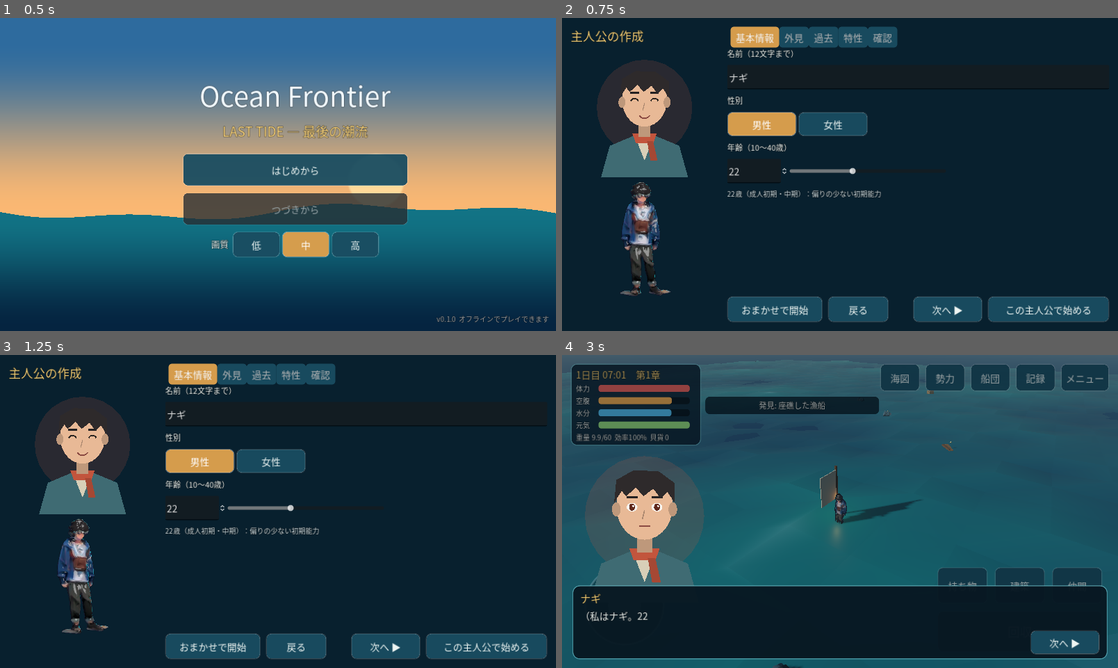
Above: before the commit, frames 1-4 (two rows, left to right).
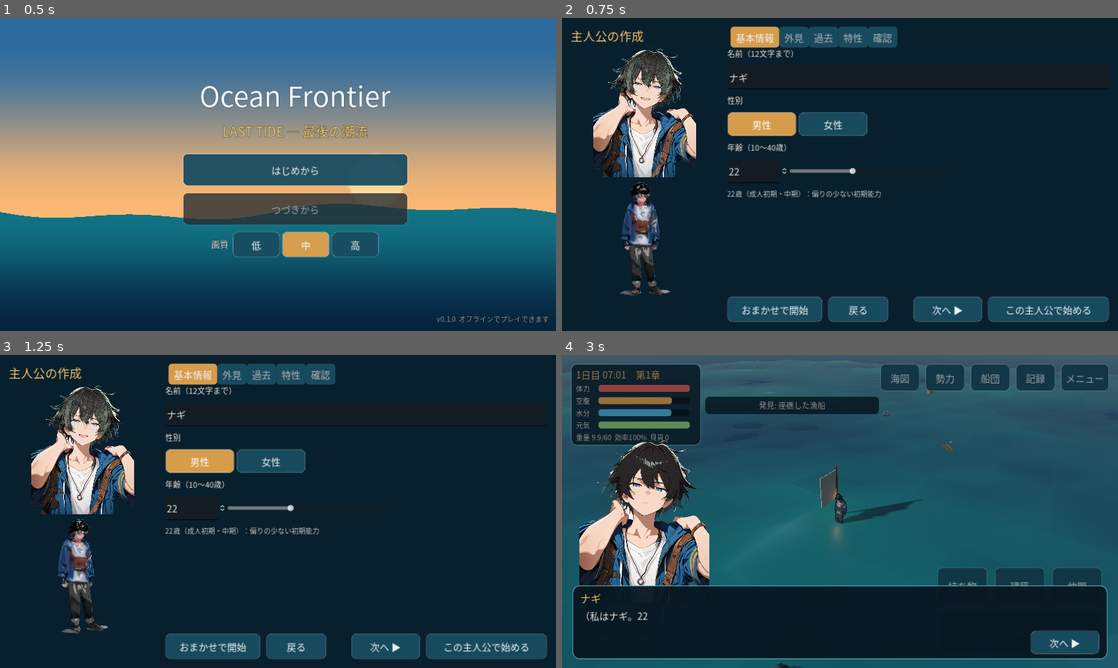
Above: after the commit, the same moments.

Repository: hiirocreate/Ocean-Frontier
Game: Godot game, scene res://scenes/main/main_menu.tscn
The game is run twice, just before and just after one commit, with the same random seed, the same clock (stepped at 60 frames per second) and the same inputs.
Inputs (mouse positions are in pixels of both pictures, inside the frame that each line leads up to):
- Up to frame 1 (0.5 s): no input
- Up to frame 2 (0.75 s): click "はじめから" at 0.5 s
- Up to frame 3 (1.25 s): no input
- Up to frame 4 (3 s): click "おまかせで開始" at 1.25 s; drag from (840, 511) to (895, 442) at 2.02 s; click "持ち物" at 2.75 s

Frame 1 is identical in both runs. In frame 2, 5.7% of the frame differs, in the area x 5-25%, y 9-88%; in frame 3, 5.6%; in frame 4, 8.2%, in the area x 3-50%, y 26-74%.

Commit message:
Integrate generated anime portraits (57) and rigged 3D models (13)
- Portraits: Animagine XL 4.0 (local CPU), face-only img2img expressions, rembg cutout, WebP
- Models: TripoSR + Blender auto-rig (idle/walk/work/rest), toon shading in game
- Protagonist hair/skin recolor in sRGB (2D) and head-region aware (3D); fixed double texture multiply
- test_character_art: coverage of all characters/expressions/models and fallbacks
- Docs: decisions D-049..D-052, asset status/licenses, art guide, tasks

Co-Authored-By: Claude Opus 5.5 <noreply@anthropic.com>
Claude-Session: https://claude.ai/code/session_014hXxcffBFXxDZQBfPqynM9

Diff:
--- a/assets/shaders/portrait_recolor.gdshader
+++ b/assets/shaders/portrait_recolor.gdshader
@@ -3,6 +3,6 @@
 #include "res://assets/shaders/recolor.gdshaderinc"
 
 void fragment() {
-	vec4 t = texture(TEXTURE, UV);
-	COLOR = vec4(recolor(t.rgb), t.a) * COLOR;
+	// COLOR には既にテクスチャの色が入っている（二重に掛けないこと）
+	COLOR = vec4(recolor(COLOR.rgb, false), COLOR.a);
 }
--- a/assets/shaders/toon_cel.gdshader
+++ b/assets/shaders/toon_cel.gdshader
@@ -28,6 +28,13 @@
 uniform vec4 rim_color : source_color = vec4(0.0, 0.95, 1.0, 1.0); // 魔力のライトブルー
 uniform float rim_amount : hint_range(0.0, 1.0) = 0.22;
 uniform float rim_strength : hint_range(0.0, 2.0) = 0.35;
+uniform float hair_min_y = 1000.0; // この高さ（モデル座標）より上を頭部として髪色の判定を緩める
+
+varying float v_model_y;
+
+void vertex() {
+	v_model_y = VERTEX.y;
+}
 
 float cut(float edge, float x) {
 	return edge_softness <= 0.0 ? step(edge, x) : smoothstep(edge - edge_softness, edge + edge_softness, x);
@@ -41,7 +48,9 @@
 	if (use_vertex_color) {
 		c *= COLOR.rgb;
 	}
-	c = recolor(c); // 主人公の髪色・肌の色（生成モデルのみ有効）
+	if (hair_recolor || skin_recolor) {
+		c = rc_to_linear(recolor(rc_to_srgb(c), v_model_y > hair_min_y)); // 主人公の髪色・肌の色（生成モデルのみ。判定は sRGB）
+	}
 	ALBEDO = c;
 	// 環境光の代わりに一定の底上げ（ambient_light_disabled と組み合わせて階調を崩さない）
 	EMISSION = c * ambient_color.rgb;
--- a/scripts/characters/character_model.gd
+++ b/scripts/characters/character_model.gd
@@ -170,7 +170,10 @@
 	add_child(_art)
 	if not body.is_empty():
 		_art.scale = Vector3.ONE * float(body.get("height", 1.0))
-	Toon.apply(_art, 3.0, 2, CharacterArt.recolor_params(_defn))
+	var rc := CharacterArt.recolor_params(_defn)
+	if not rc.is_empty():
+		rc["hair_min_y"] = 1.85 * 0.80  # 生成モデルは身長 1.85（rig_generated_character.py）。上位 20% を頭部とみなす
+	Toon.apply(_art, 3.0, 2, rc)
 	_anim = _art.find_child("AnimationPlayer", true, false) as AnimationPlayer
 	if _anim:
 		for a in ["idle", "walk", "work"]:
--- a/scripts/visual/character_art.gd
+++ b/scripts/visual/character_art.gd
@@ -6,7 +6,7 @@
 const PORTRAIT_DIR := "res://assets/characters/portraits/"
 const MODEL_DIR := "res://assets/characters/models/"
 const RECOLOR_2D := preload("res://assets/shaders/portrait_recolor.gdshader")
-const DEFAULT_SKIN := "#f5d1b8"  # 生成時の基準の肌色（主人公の生成画像の平均的な明部）
+const DEFAULT_SKIN := "#e8b996"  # 基準の肌色（外見「明るい肌」と同じ。これを選ぶと生成画像の肌のまま）
 
 static var _cache := {}
 
--- /dev/null
+++ b/tests/unit/test_character_art.gd
@@ -0,0 +1,74 @@
+extends TestCase
+## 生成キャラクター素材（立ち絵・3Dモデル）の網羅と、無い場合のフォールバック
+
+const EXPRESSIONS := ["normal", "smile", "sad", "angry", "surprised"]
+
+
+func _player_look(d: GameData, g: String, a: int) -> Dictionary:
+	var p := PlayerProfile.create_default(d)
+	p.gender = g
+	p.age = a
+	p.appearance = PlayerProfile.default_appearance(g)
+	p.finalize(d)
+	return p.look(d)
+
+
+func test_every_character_has_portrait_and_model() -> void:
+	var d := game_data()
+	for id in d.survivors:
+		var aid := CharacterArt.art_id(str(id), d.survivors[id])
+		for e in EXPRESSIONS:
+			check(CharacterArt.portrait(aid, e) != null, "%s の立ち絵（%s）" % [id, e])
+		check(CharacterArt.model_scene(aid) != null, "%s の3Dモデル" % id)
+	for g in PlayerProfile.GENDERS:
+		for a in [12, 17, 25, 35]:
+			var look := _player_look(d, g, a)
+			var aid := CharacterArt.art_id("player", look)
+			check(aid.begins_with("player_%s_" % g), "主人公の素材ID %s" % aid)
+			# 表情が無い場合も通常の表情で必ず表示できる
+			for e in EXPRESSIONS:
+				check(CharacterArt.portrait(aid, e) != null, "%s の立ち絵（%s）" % [aid, e])
+			check(CharacterArt.model_scene(aid) != null, "%s の3Dモデル" % aid)
+
+
+func test_generated_model_has_animations_and_light_mesh() -> void:
+	var d := game_data()
+	var scene := CharacterArt.model_scene(CharacterArt.art_id("mira", d.survivors["mira"]))
+	check(scene != null, "モデルを読み込める")
+	if scene == null:
+		return
+	var n := scene.instantiate()
+	var ap := n.find_child("AnimationPlayer", true, false) as AnimationPlayer
+	check(ap != null, "AnimationPlayer がある")
+	if ap:
+		for a in ["idle", "walk", "work", "rest"]:
+			check(ap.has_animation(a), "アニメーション %s" % a)
+	var tris := 0
+	for mi in n.find_children("*", "MeshInstance3D", true, false):
+		for s in (mi as MeshInstance3D).mesh.get_surface_count():
+			tris += (mi as MeshInstance3D).mesh.surface_get_array_index_len(s) / 3
+	check(tris > 500 and tris <= 6000, "三角形数 %d（Android 向けに 6000 以下）" % tris)
+	n.free()
+
+
+func test_simple_mode_and_missing_art_fall_back() -> void:
+	var d := game_data()
+	var look := _player_look(d, "female", 25)
+	look["art_mode"] = "simple"
+	check(not CharacterArt.enabled(look), "シンプル表示では生成素材を使わない")
+	check(CharacterArt.portrait("no_such_character", "normal") == null, "素材が無ければ null（図形描画にフォールバック）")
+	check(CharacterArt.model_scene("") == null, "IDが空なら null")
+	var m := CharacterModel.new()
+	m.apply_look(look)
+	m._ready()
+	check(m._art == null, "シンプル表示の主人公はプリミティブ構成で描く")
+	m.free()
+
+
+func test_recolor_only_for_player() -> void:
+	var d := game_data()
+	var look := _player_look(d, "male", 17)
+	var p := CharacterArt.recolor_params(look)
+	check(bool(p.get("hair_recolor", false)), "主人公は髪色を置き換える")
+	eq((p["hair_target"] as Color).to_html(false), Color(str(look["colors"]["hair"])).to_html(false), "選んだ髪色")
+	check(CharacterArt.recolor_params(d.survivors["mira"]).is_empty(), "仲間は置き換えない")
Not shown, added: assets/characters/models/garrett.glb.import
Not shown, added: assets/characters/models/mira.glb.import
Not shown, added: assets/characters/models/player_female_adult.glb.import
Not shown, added: assets/characters/models/player_female_mature.glb.import
Not shown, added: assets/characters/models/player_female_young.glb.import
Not shown, added: assets/characters/models/player_female_youth.glb.import
Not shown, added: assets/characters/models/player_male_adult.glb.import
Not shown, added: assets/characters/models/player_male_mature.glb.import
Not shown, added: assets/characters/models/player_male_young.glb.import
Not shown, added: assets/characters/models/player_male_youth.glb.import
Not shown, added: assets/characters/models/rook.glb.import
Not shown, added: assets/characters/models/selene.glb.import
(and 121 more such lines)
